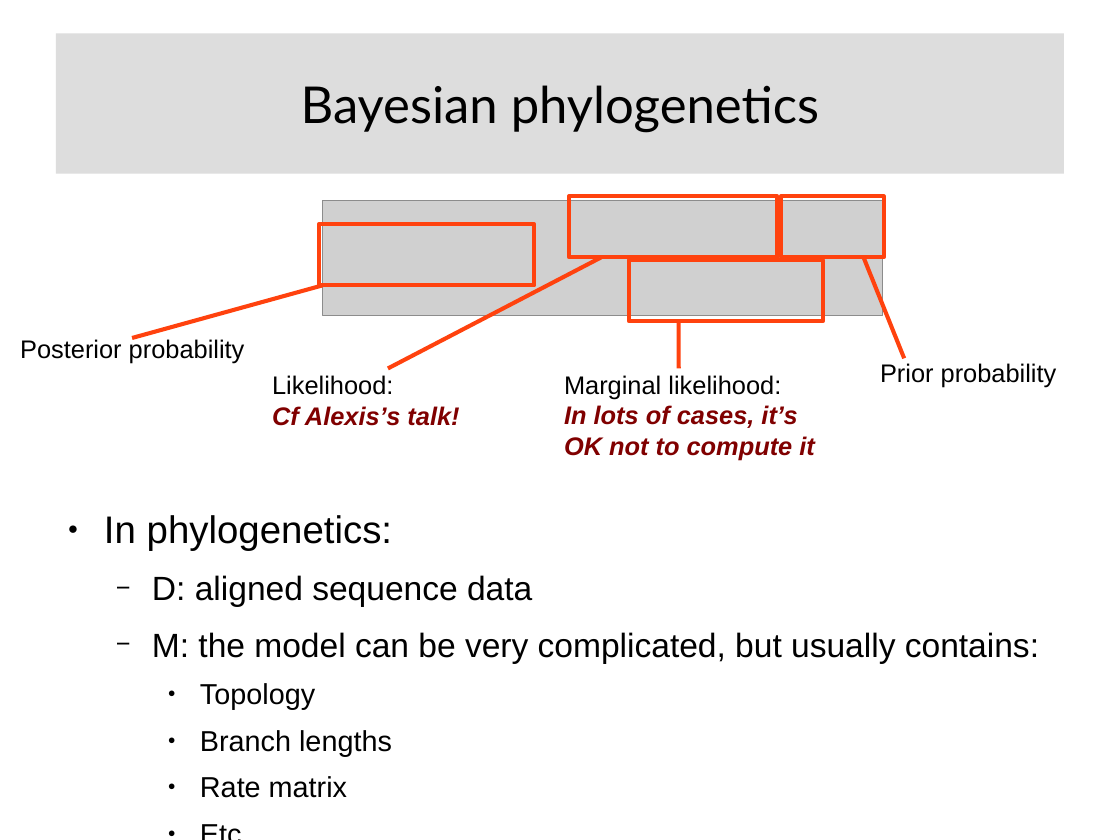
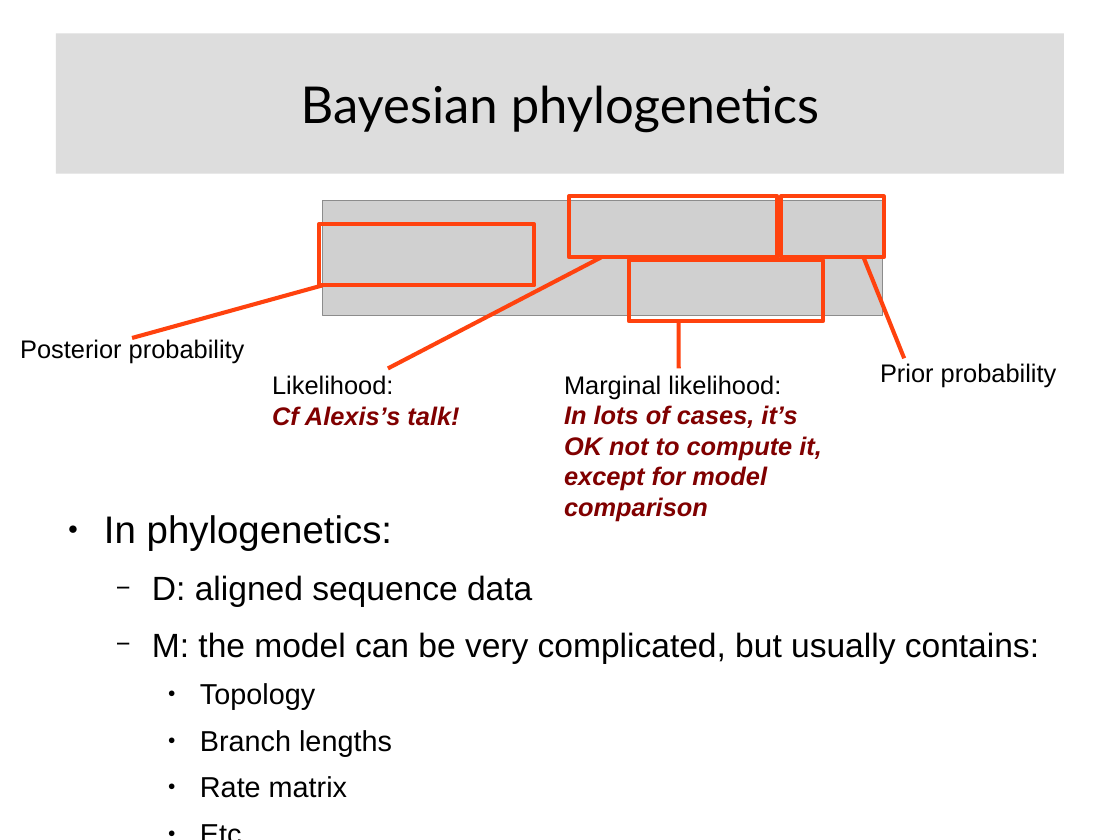
Before and after one commit to Boussau/boussau.github.io, a slide deck: slide 282 of COME_courses/Cambridge_2022/2_optimality_criteria/Presentation_Criteria_Phylogenetics.odp (slide 281 before the commit). Drawn at 1120x840 pixels with LibreOffice and Linux fonts; fonts in the diff are those of the drawing; grey boxes stand for pictures. Boxes give left, top, right and bottom in pixels: in the first picture for what was removed or moved away, otherwise in the second. Text is boxed around its words. In the diff, an @@ line names an element or a change of style, - is before the commit and + after.

Commit message:
Polishing of the presentation on phylogenetic criteria.

```diff
--- a/COME_courses/Cambridge_2022/2_optimality_criteria/Presentation_Criteria_Phylogenetics.odp
+++ b/COME_courses/Cambridge_2022/2_optimality_criteria/Presentation_Criteria_Phylogenetics.odp
@@ text at box(564, 405, 822, 521): text changed @@
-In lots of cases, it’s OK not to compute it
+In lots of cases, it’s OK not to compute it, except for model comparison
```
Also in this commit, not shown: 30 other slides changed, 1 slide added, 1 other file.
